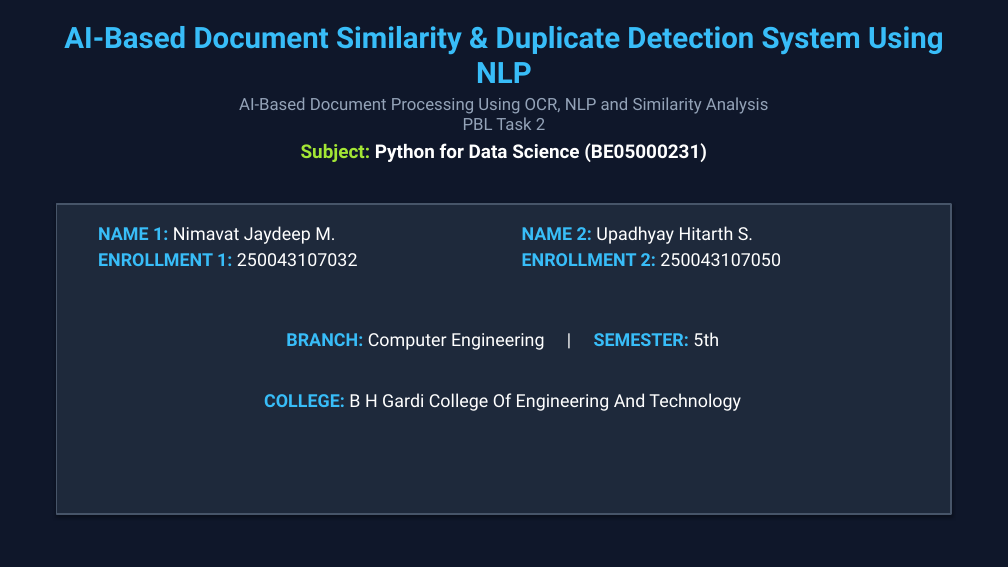
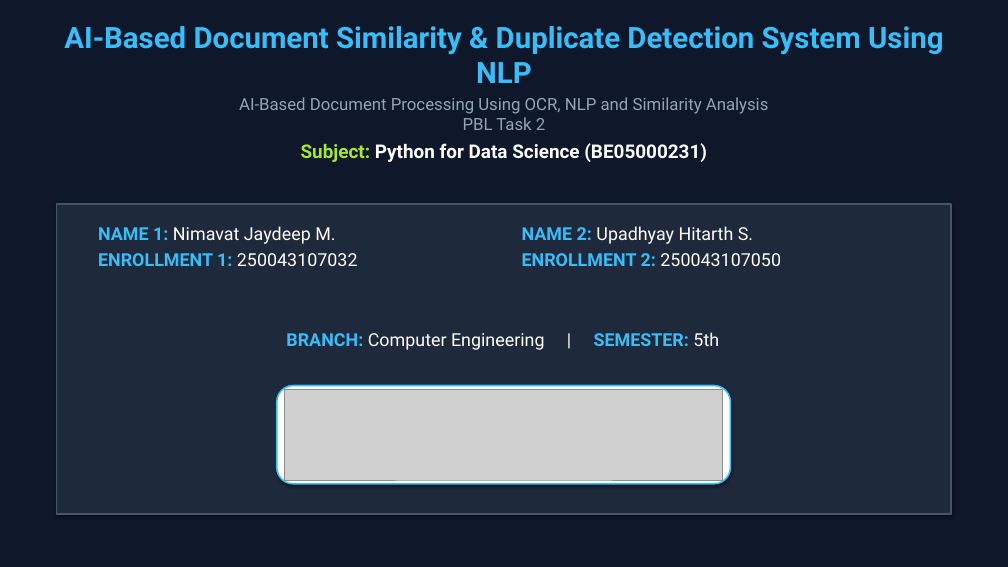
Before and after one commit to Jaydeep131/DocumentSimilarityDetector, a slide deck: slide 1 of AI_Based_Document_Similarity_Duplicate_Detection_NLP_PBL.pptx. Drawn at 1008x567 pixels with LibreOffice and Linux fonts; fonts in the diff are those of the drawing; grey boxes stand for pictures. Boxes give left, top, right and bottom in pixels: in the first picture for what was removed or moved away, otherwise in the second. Text is boxed around its words. In the diff, an @@ line names an element or a change of style, - is before the commit and + after.

```diff
--- a/AI_Based_Document_Similarity_Duplicate_Detection_NLP_PBL.pptx
+++ b/AI_Based_Document_Similarity_Duplicate_Detection_NLP_PBL.pptx
@@ rounded rectangle added at (277,386,730,484), fill #FFFFFF, outline #38BDF8 1.5 pt @@
@@ picture added at (284,389,723,480) @@
@@ text removed at (264,393,741,411) @@
-COLLEGE: B H Gardi College Of Engineering And Technology
```
Also in this commit, not shown: 5 other files.
